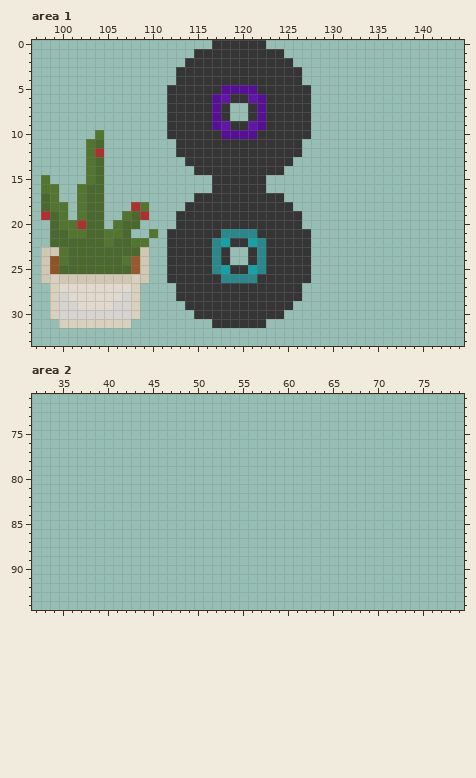
Pixel-art file -- assets/tiles/.ase files/extra_decor.ase. Above: the version before the commit.
160x160 pixels, 1 frame. Pixels under 10% opacity are left out. Colours within 5 levels of each other are drawn and written as one. Shown: area 1: x 97..144, y 0..33; area 2: x 32..79, y 71..94. The old version is drawn lined up with the new one, on the new canvas. The commit also changed other parts of the picture, which this record leaves out.
Once edited:
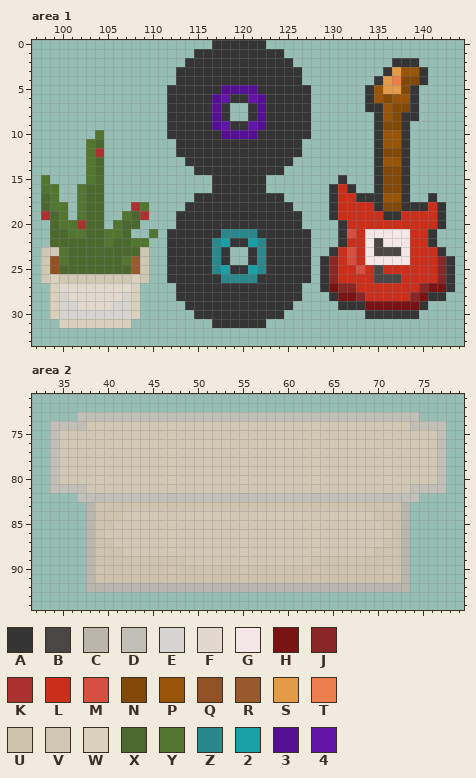
Palette (. is transparent): A #353535  B #484745  C #bab6ad  D #c2bfb8  E #d5d4d1  F #e1d9cd  G #f4e7e7  H #7a1313  J #892626  K #ac3232  L #ca2f1c  M #d55040  N #814807  P #985408  Q #915326  R #985a2d  S #e49b48  T #ec7e4b  U #cec3ad  V #d1c8b4  W #d9d0be  X #4b692f  Y #527630  Z #2a888d  2 #18a0a7  3 #561094  4 #6215a7
Change:
canvas 160x160 -> 160x96 (the part of the old canvas that was cut away was empty and is not shown)
Changed rows in their new state; - is an unchanged pixel.
Area 1:
first column x 129:
 2 --------AAA----
 3 -------ASPPA---
 4 ------ASTNNA---
 5 -----APSSNA----
 6 -----APNPPA----
 7 -----AAPNNA----
 8 ------APNAA----
 9 ------ANNA-----
10 ------APPA-----
11 ------APPA-----
12 ------ANNA-----
13 ------APPA-----
14 ------ANNA-----
15 --A---ANNA-----
16 -ALA--ANNA-----
17 -ALLAAAPPA--A--
18 -ALLLLANNAAALA-
19 -ALLLLLAALLLLA-
20 --ALLLLLLLLLLA-
21 --AMLGGGGGLLA--
22 --ALLGBGGGLLA--
23 -ALMLGBBBGLLLA-
24 AJLMLGGGGGLLLJA
25 AJLLMLBLLLLLLJA
26 AJLLLLBBBLLLLJA
27 AHJJLLLLLLLJHHA
28 -AHHJLLLLLJHAA-
29 --AAAHHHHHHA---
30 -----AAAAAA----
Area 2:
first column x 34:
73 ---DDDDDDDDDDDDDDDDDDDDDDDDDDDDDDDDDDDDDD---
74 DDDDVVVVVVVVVVVVVVVVVVVVVVVVVVVVVVVVVVVVDDDD
75 DVVVVVVVVVVVVVVVVVVVVVVVVVVVVVVVVVVVVVVVVVVD
76 DVVVVVVVVVVVVVVVVVVVVVVVVVVVVVVVVVVVVVVVVVVD
77 DVVVVVVVVVVVVVVVVVVVVVVVVVVVVVVVVVVVVVVVVVVD
78 DVVVVVVVVVVVVVVVVVVVVVVVVVVVVVVVVVVVVVVVVVVD
79 DVVVVVVVVVVVVVVVVVVVVVVVVVVVVVVVVVVVVVVVVVVD
80 DVVVVVVVVVVVVVVVVVVVVVVVVVVVVVVVVVVVVVVVVVVD
81 DDDDVVVVVVVVVVVVVVVVVVVVVVVVVVVVVVVVVVVVDDDD
82 ---DDDDDDDDDDDDDDDDDDDDDDDDDDDDDDDDDDDDDD---
83 ----CUUUUUUUUUUUUUUUUUUUUUUUUUUUUUUUUUUC----
84 ----CUUUVVVVVVVVVVVVVVVVVVVVVVVVVVVVUUUC----
85 ----CUUVVVVVVVVVVVVVVVVVVVVVVVVVVVVVVUUC----
86 ----CUVVVVVVVVVVVVVVVVVVVVVVVVVVVVVVVVUC----
87 ----CUUVVVVVVVVVVVVVVVVVVVVVVVVVVVVVVUUC----
88 ----CUUUVVVVVVVVVVVVVVVVVVVVVVVVVVVVUUUC----
89 ----CUUUUUUUUUUVVVVVVVVVVVVVVUUUUUUUUUUC----
90 ----CUUUUUUUUUUUUUUUUUUUUUUUUUUUUUUUUUUC----
91 ----CUUUUUUUUUUUUUUUUUUUUUUUUUUUUUUUUUUC----
92 ----CCCCCCCCCCCCCCCCCCCCCCCCCCCCCCCCCCCC----
Where, in picture pixels (left, top, right, bottom), the same in both pictures:
added: (320, 58, 455, 319)
added: (50, 412, 446, 592)
